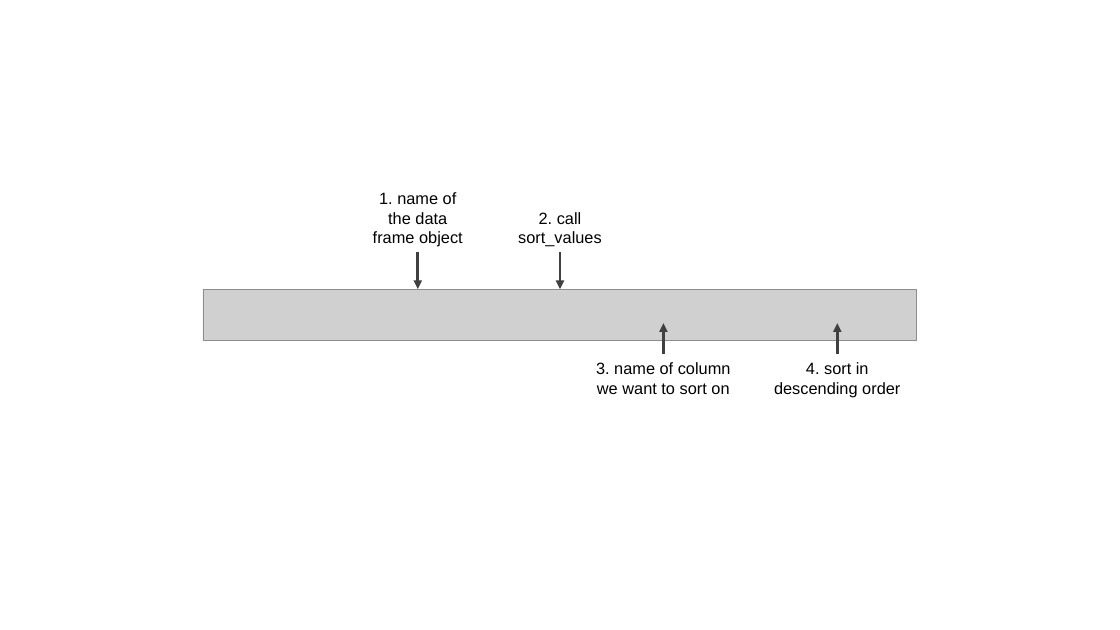
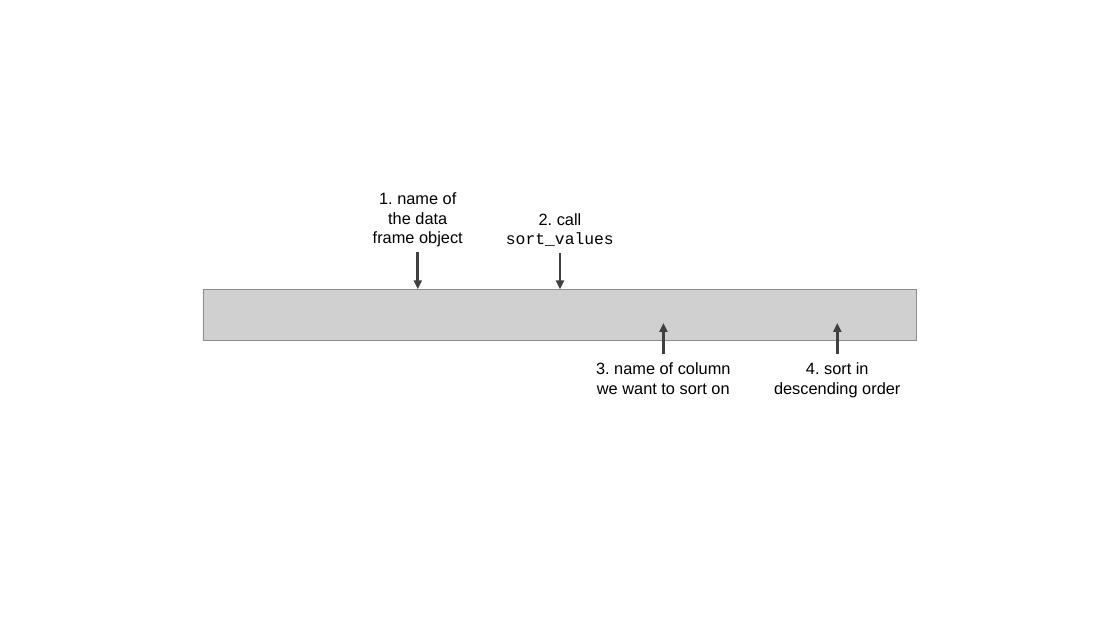
Before and after one commit to UBC-DSCI/introduction-to-datascience-python, a slide deck: slide 5 of source/img/code-figures.pptx. Drawn at 1120x630 pixels with LibreOffice and Linux fonts; fonts in the diff are those of the drawing; grey boxes stand for pictures. Boxes give left, top, right and bottom in pixels: in the first picture for what was removed or moved away, otherwise in the second. Text is boxed around its words. In the diff, an @@ line names an element or a change of style, - is before the commit and + after.

```diff
--- a/source/img/code-figures.pptx
+++ b/source/img/code-figures.pptx
@@ text "2. call sort_values" at (506,213,614,246): font Arial to Courier New in "sort_values" @@
```
Also in this commit, not shown: 1 other slide changed, 2 slides added, 3 other files.
